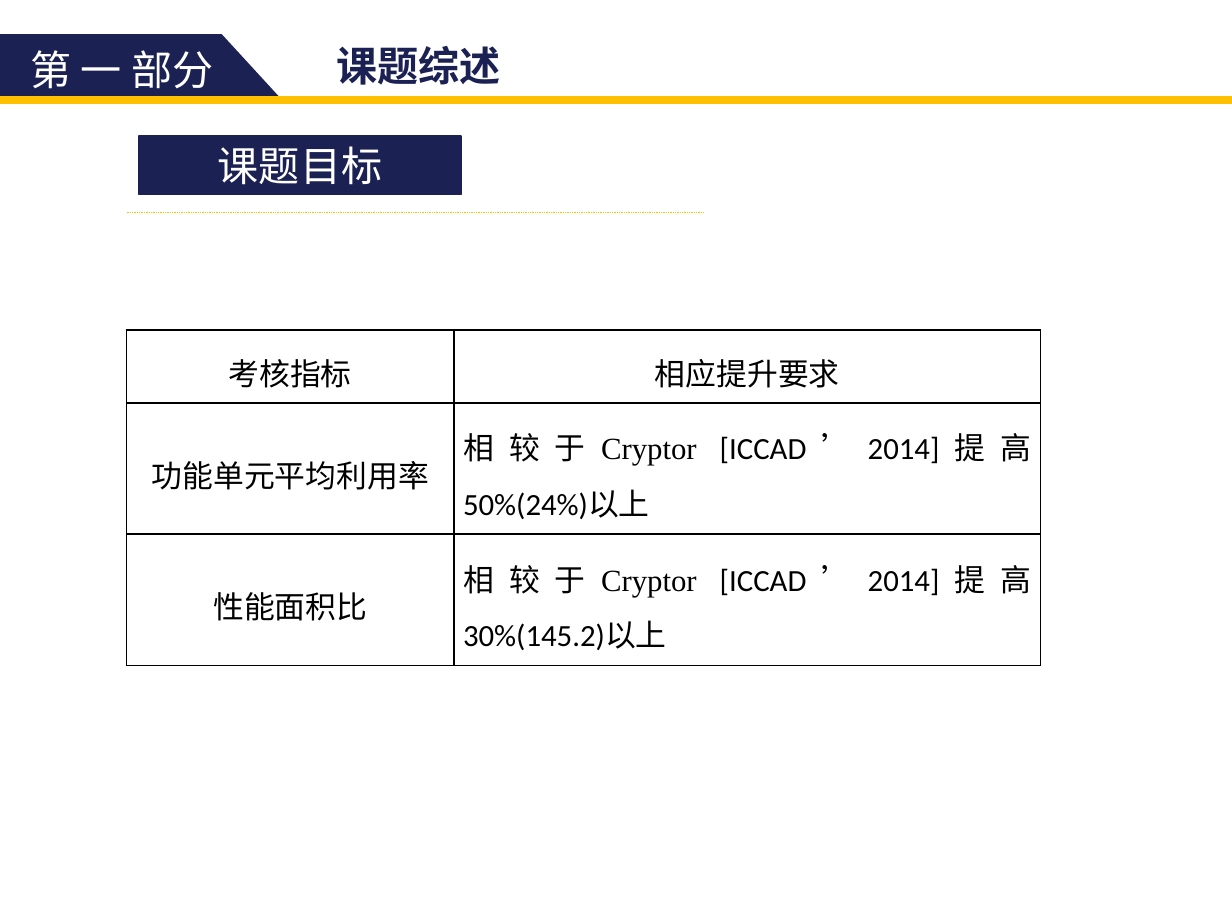
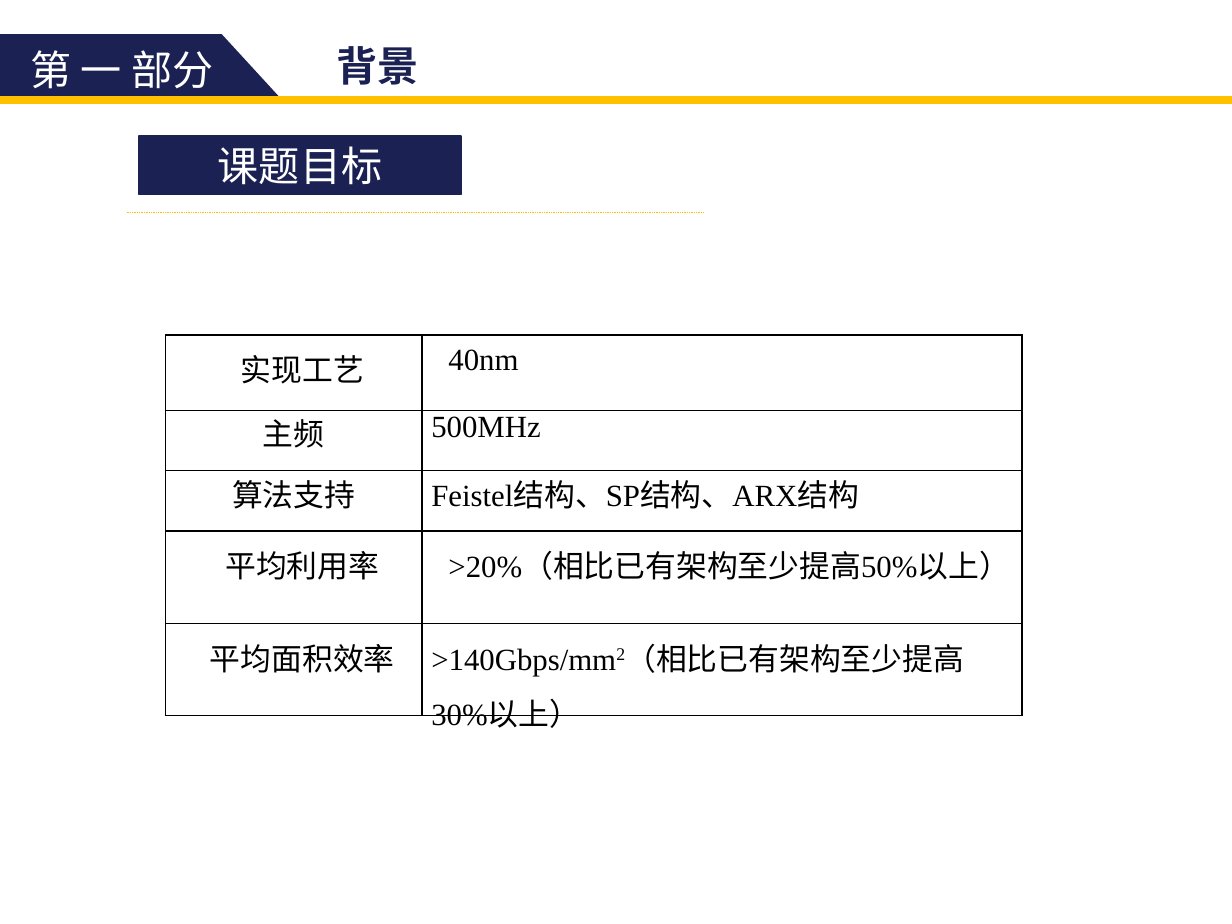
Before and after one commit to zdyzhan/bishe, a slide deck: slide 7 of 131199 李小泉.pptx. Drawn at 1232x924 pixels with LibreOffice and Linux fonts; fonts in the diff are those of the drawing. Boxes give left, top, right and bottom in pixels: in the first picture for what was removed or moved away, otherwise in the second. Text is boxed around its words. In the diff, an @@ line names an element or a change of style, - is before the commit and + after.

```diff
--- a/131199 李小泉.pptx
+++ b/131199 李小泉.pptx
@@ text at [336,46,418,85]: text changed @@
-课题综述
+背景
@@ table at [165,335,1021,732] @@
-row 1: 考核指标 | 相应提升要求
-row 2: 功能单元平均利用率 | 相较于Cryptor [ICCAD’2014]提高50%(24%)以上
-row 3: 性能面积比 | 相较于Cryptor [ICCAD’2014]提高30%(145.2)以上
+row 1: 实现工艺 | 40nm
+row 2: 主频 | 500MHz
+row 3: 算法支持 | Feistel结构、SP结构、ARX结构
+row 4: 平均利用率 | >20%（相比已有架构至少提高50%以上）
+row 5: 平均面积效率 | >140Gbps/mm2（相比已有架构至少提高30%以上）
@@ table: place and size @@
-table at [127,330,1041,667]
+table at [165,335,1021,732]
```
Also in this commit, not shown: 33 other slides changed, 2 slides added, 8 slides removed.
